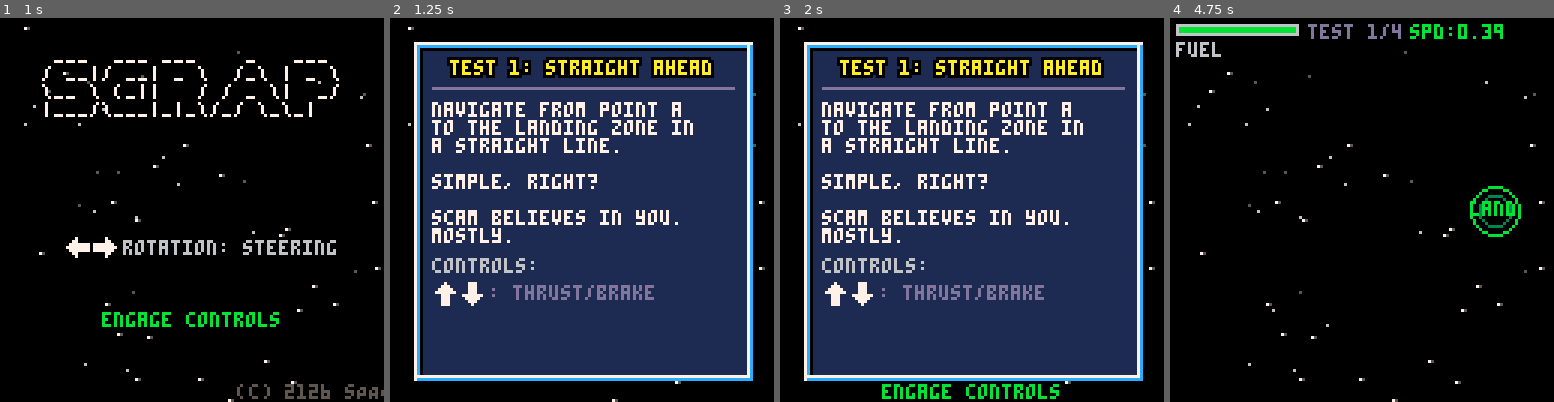
Above: before the commit, frames 1-4 (left to right).
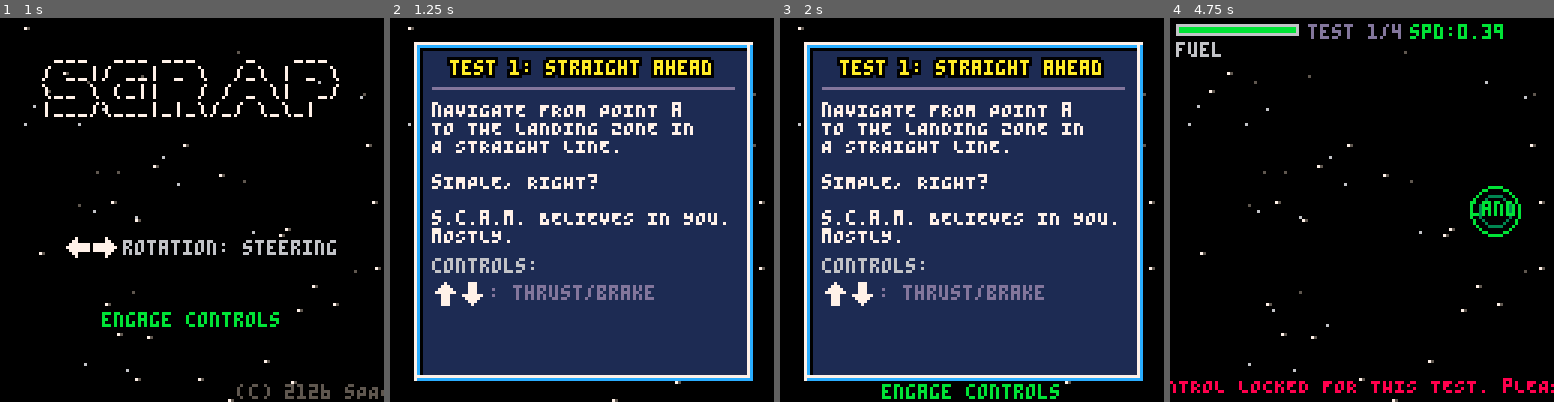
Above: after the commit, the same moments.

Repository: Dhebug/S.C.R.A.P.
Game: PICO-8 cartridge scrap.p8
Same seed, same stepped clock (60 frames per second), same inputs: the game is played once before the commit and once after it.
Inputs:
- Up to frame 1 (1 s): tap X (X key) at 0.33 s; tap O (Z key) at 0.7 s
- Up to frame 2 (1.25 s): tap X (X key) at 1.07 s
- Up to frame 3 (2 s): hold Right from 1.6 s (still down); tap O (Z key) at 1.7 s; tap X (X key) at 1.85 s
- Up to frame 4 (4.75 s): release Right at 2.1 s; tap O (Z key) every 0.4 s from 2.1 to 4.5 s; hold Up 2.15-2.42 s; hold Right 2.47-3.03 s; tap X (X key) at 2.97, 4.08 s; hold Left 3.08-3.58 s; hold Down 3.63-3.97 s; hold Right 4.02-4.68 s; hold Up from 4.73 s (still down)

Frame 1 is identical in both runs. In frame 2, 3.1% of the frame differs, in the area x 10-88%, y 21-59%; in frame 3, 3.1%; in frame 4, 1.2%.

Commit message:
Added some proper sound feedback on UI selection and using wrong controls

Diff:
--- a/scrap.p8
+++ b/scrap.p8
@@ -24,6 +24,10 @@
 score=0
 total_score=0
 frame=0
+
+-- ui feedback
+warn_scroll=-1
+warn_text=""
 
 -- physics
 friction=0.995
@@ -113,6 +117,23 @@
   elseif ship.item==2 and lv.has_cable then
    toggle_cable()
   end
+ end
+
+ -- warn on disabled controls
+ if (btnp(0) or btnp(1)) and not lv.has_rot
+ or (btnp(4) or btnp(5)) and not lv.has_items then
+  sfx(6)
+  if warn_scroll<-(#warn_text*4) then
+   local msg="cONTROL LOCKED FOR THIS TEST. pLEASE ONLY USE "
+   if lv.has_fwd then msg=msg.."UP/DOWN: THRUST/BRAKE " end
+   if lv.has_rot then msg=msg.."LEFT/RIGHT: ROTATE " end
+   if lv.has_items then msg=msg.."z: CYCLE x: USE " end
+   warn_text=msg
+   warn_scroll=128
+  end
+ end
+ if warn_scroll>=-(#warn_text*4) then
+  warn_scroll-=1
  end
 
  -- apply friction
@@ -488,7 +509,7 @@
  -- level 1: straight ahead
  {
   title="straight ahead",
-  brief="navigate from point a\nto the landing zone in\na straight line.\n\nsimple, right?\n\nscam believes in you.\nmostly.",
+  brief="nAVIGATE FROM POINT a\nTO THE LANDING ZONE IN\nA STRAIGHT LINE.\n\nsIMPLE, RIGHT?\n\ns.c.a.m. BELIEVES IN YOU.\nmOSTLY.",
   has_fwd=true,
   has_rot=false,
   has_items=false,
@@ -506,7 +527,7 @@
  -- level 2: turn around
  {
   title="turn around",
-  brief="the landing zone isn't\nalways in front of you.\n\ntime to learn how to\nturn.\n\ntry not to get dizzy.",
+  brief="tHE LANDING ZONE ISN'T\nALWAYS IN FRONT OF YOU.\n\ntIME TO LEARN HOW TO\nTURN.\n\ntRY NOT TO GET DIZZY.",
   has_fwd=true,
   has_rot=true,
   has_items=false,
@@ -524,7 +545,7 @@
  -- level 3: clear the path
  {
   title="clear the path",
-  brief="sometimes the trash is\nin the way.\n\nthat's why we gave you\na laser.\n\nplease don't point it\nat coworkers.",
+  brief="sOMETIMES THE TRASH IS\nIN THE WAY.\n\ntHAT'S WHY WE GAVE YOU\nA LASER.\n\npLEASE DON'T POINT IT\nAT COWORKERS.",
   has_fwd=true,
   has_rot=true,
   has_items=true,
@@ -545,7 +566,7 @@
  -- level 4: tow the line
  {
   title="tow the line",
-  brief="not everything is trash.\nsome things are valuable\ntrash.\n\nuse the tow cable to\nhaul debris to the\ncollection zone.\n\nthen land safely.",
+  brief="nOT EVERYTHING IS TRASH.\nsOME THINGS ARE VALUABLE\nTRASH.\n\nuSE THE TOW CABLE TO\nHAUL DEBRIS TO THE\nCOLLECTION ZONE.\n\ntHEN LAND SAFELY.",
   has_fwd=true,
   has_rot=true,
   has_items=true,
@@ -863,6 +884,7 @@
  end
  -- start game with up/down/o/x
  if intro_timer>60 and (btnp(2) or btnp(3) or btnp(4) or btnp(5)) then
+  sfx(7)
   lvl=1
   total_score=0
   state=st_brief
@@ -916,6 +938,7 @@
 function update_brief()
  brief_timer+=1
  if brief_timer>30 and any_btnp() then
+  sfx(7)
   start_level()
  end
 end
@@ -1025,7 +1048,20 @@
 
  -- level 4: debris status
  if lvl==4 and #debris>0 then
-  print("cargo: "..#debris.." left",40,120,6)
+  print("CARGO: "..#debris.." LEFT",40,120,6)
+ end
+
+ -- disabled controls warning scroll
+ if warn_scroll>=-(#warn_text*4) then
+  local y=120
+  for dx=-1,1 do
+   for dy=-1,1 do
+    if dx!=0 or dy!=0 then
+     print(warn_text,warn_scroll+dx,y+dy,0)
+    end
+   end
+  end
+  print(warn_text,warn_scroll,y,8)
  end
 end
 
@@ -1036,6 +1072,7 @@
  success_timer+=1
  update_particles()
  if success_timer>60 and any_btnp() then
+  sfx(7)
   if lvl>=max_lvl then
    -- game complete!
    state=st_namein
@@ -1057,8 +1094,8 @@
  draw_panel(20,40,108,80)
 
  coprint("test passed!",46,11,0)
- print("score: +"..score,38,56,7)
- print("total: "..total_score,38,64,13)
+ print("SCORE: +"..score,38,56,7)
+ print("TOTAL: "..total_score,38,64,13)
 
  if success_timer>60 and flr(frame/15)%2==0 then
   coprint("engage controls",72,11,0)
@@ -1090,15 +1127,15 @@
  coprint("test failed!",41,8,0)
 
  if ship.fuel<=0 then
-  cprint("out of fuel",52,7)
+  cprint("OUT OF FUEL",52,7)
  else
-  cprint("ship destroyed",52,7)
+  cprint("SHIP DESTROYED",52,7)
  end
 
  spr(4,44,67)
- print(": retry",53,68,11)
+ print(": RETRY",53,68,11)
  spr(5,44,77)
- print(": abort",53,78,8)
+ print(": ABORT",53,78,8)
 end
 
 -------------------------------
@@ -1141,10 +1178,10 @@
   coprint("incomplete",44,8,0)
  end
 
- print("total score: "..total_score,28,56,7)
- print("level reached: "..lvl.."/"..max_lvl,24,64,7)
-
- print("enter your name:",28,76,6)
+ print("TOTAL SCORE: "..total_score,28,56,7)
+ print("LEVEL REACHED: "..lvl.."/"..max_lvl,24,64,7)
+
+ print("eNTER YOUR NAME:",28,76,6)
  for i=1,3 do
   local c=13
   if i==name_pos then c=11 end
@@ -1161,6 +1198,7 @@
 -------------------------------
 function update_scores()
  if any_btnp() then
+  sfx(7)
   state=st_intro
   intro_timer=0
  end
@@ -1173,7 +1211,7 @@
  coprint("hall of fame",24,13,0)
  line(20,32,108,32,13)
 
- print("name  score  level",24,38,6)
+ print("NAME  SCORE  LEVEL",24,38,6)
  line(20,45,108,45,5)
 
  for i=1,min(#hi_names,5) do
@@ -1186,7 +1224,7 @@
  end
 
  if #hi_names==0 then
-  print("no records yet",30,60,5)
+  print("NO RECORDS YET",30,60,5)
  end
 
  if flr(frame/15)%2==0 then
Not shown, changed: the sound effects (__sfx__) section of scrap.p8
Not shown, changed: readme.md
